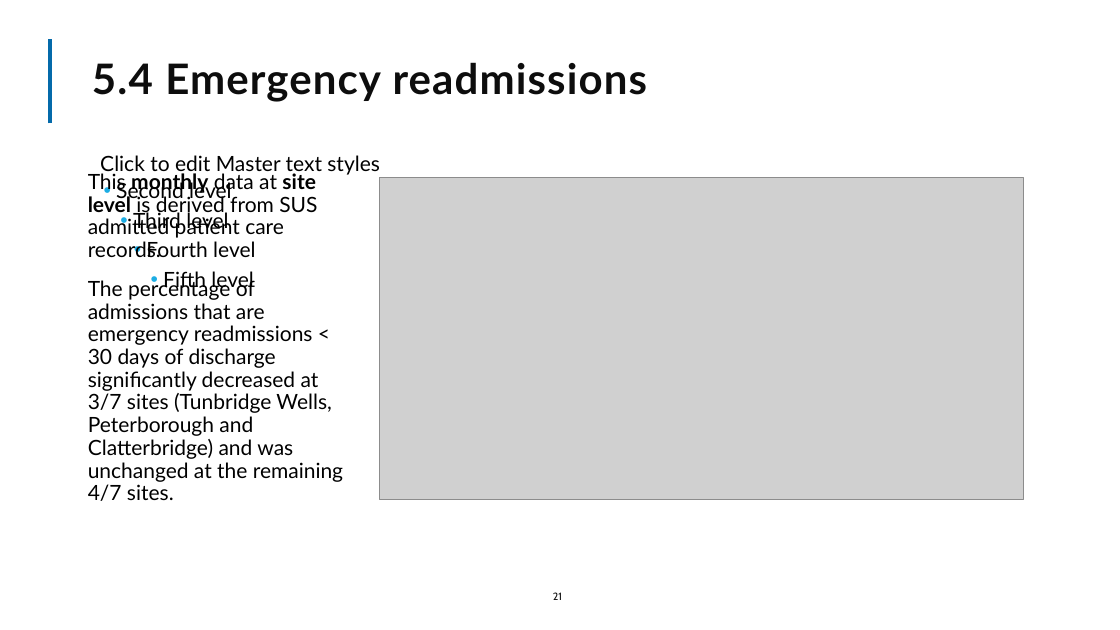
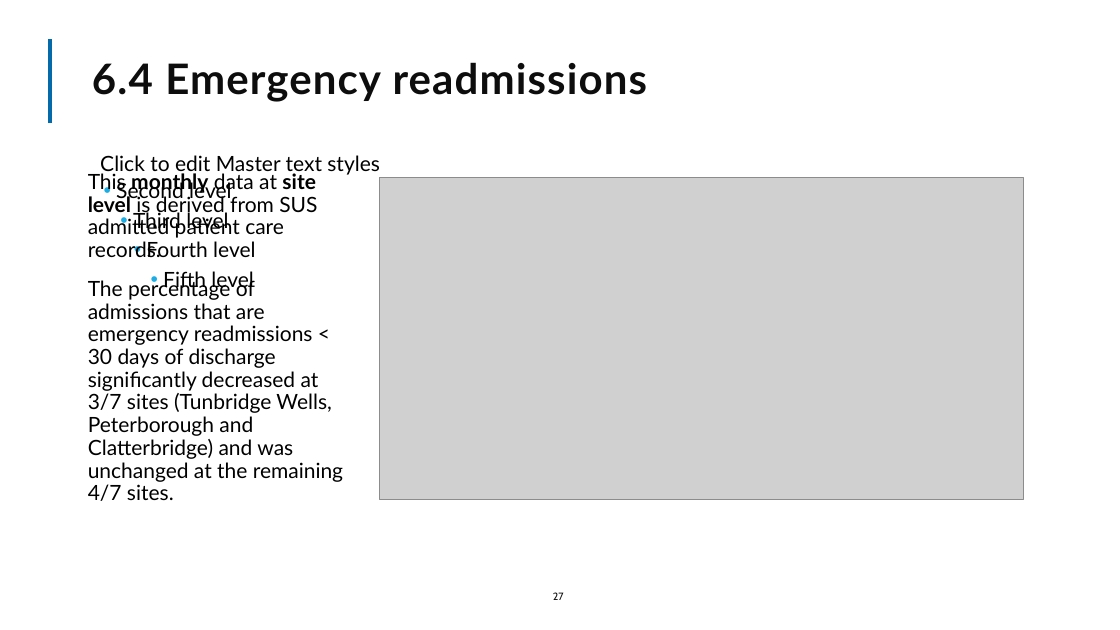
Before and after one commit to The-Strategy-Unit/nhp_sbr_impacts, a slide deck: slide 27 of NHP_SBR impacts_2024.pptx (slide 21 before the commit). Drawn at 1120x630 pixels with LibreOffice and Linux fonts; fonts in the diff are those of the drawing; grey boxes stand for pictures; background and template pictures are left out. Boxes give left, top, right and bottom in pixels: in the first picture for what was removed or moved away, otherwise in the second. Text is boxed around its words. In the diff, an @@ line names an element or a change of style, - is before the commit and + after.

Commit message:
Add/changes images to use in ppt render. Updated all text for presentation and latest render output.

```diff
--- a/NHP_SBR impacts_2024.pptx
+++ b/NHP_SBR impacts_2024.pptx
@@ title at (92,62,648,102): text changed @@
-5.4 Emergency readmissions
+6.4 Emergency readmissions
@@ page number at (553,592,564,600): text changed @@
-21
+27
```
Also in this commit, not shown: 30 other slides changed, 10 slides added, 3 other files.
